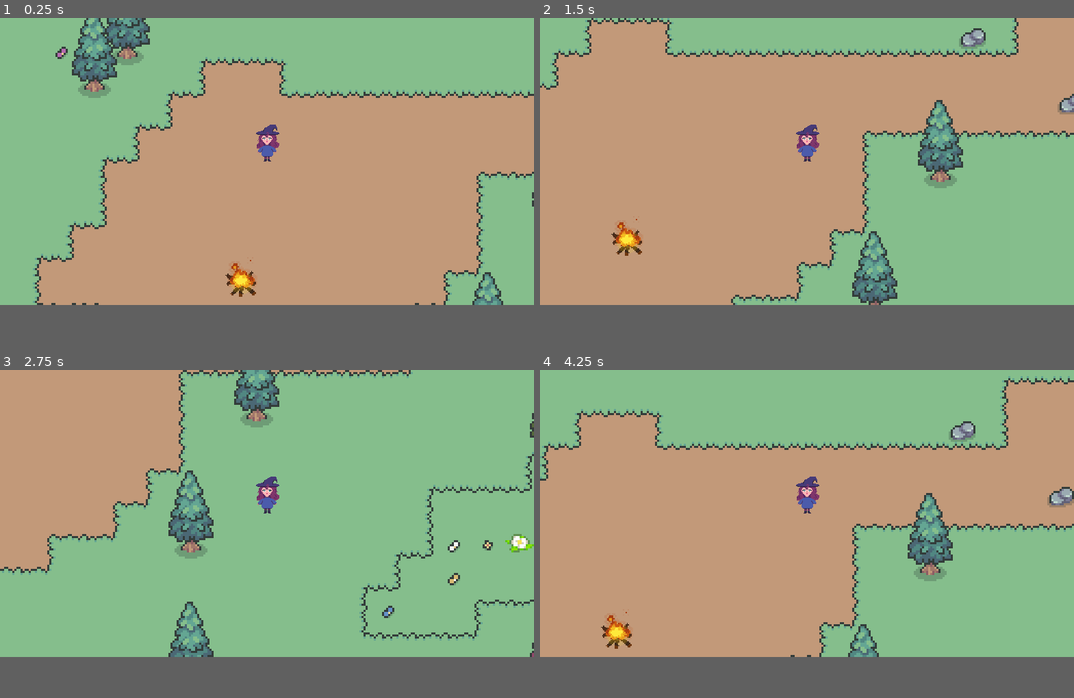
Above: before the commit, frames 1-4 (two rows, left to right).
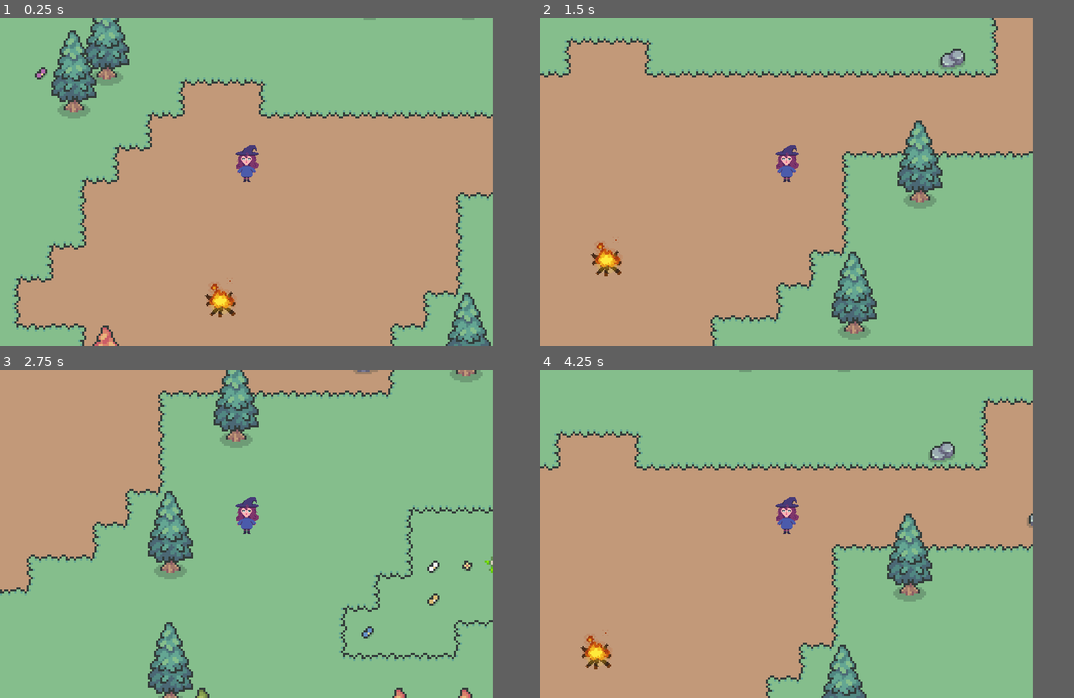
Above: after the commit, the same moments.

Repository: Sopheruss/ForestOfWonders_KikisAdventure
Game: Godot game, scene res://main.tscn
Two runs of this game, one before a commit and one after it. Both use one fixed random seed, a clock stepped at 60 frames per second and the inputs below.
Inputs:
- Up to frame 1 (0.25 s): no input
- Up to frame 2 (1.5 s): tap Enter at 0.5 s; hold D (right) 0.53-1.28 s; hold E (interact) 0.53-1.28 s; hold S (down) from 1.28 s (still down); tap E (interact) at 1.35 s
- Up to frame 3 (2.75 s): release S (down) at 2.03 s; hold D (right) from 2.03 s (still down); hold E (interact) from 2.03 s (still down)
- Up to frame 4 (4.25 s): release D (right) at 2.78 s; release E (interact) at 2.78 s; hold W (up) 2.78-3.53 s; tap E (interact) at 2.85 s; hold A (left) from 3.53 s (still down); hold E (interact) from 3.53 s (still down)
In our replay, the window is 780x420 before the commit and 720x480 after it. These sizes can differ from the game's own. Grey fills any space a smaller window leaves; there, only what the larger window draws over its background counts as a difference.

The runs differ from the first frame. In frame 1, 19% of the frame differs, in the area x 0-100%, y 0-100%; in frame 2, 24%; in frame 3, 15%; in frame 4, 24%.

Commit message:
fixed label v2
change: label position
change: label size (font)
change: global window params

Diff:
--- a/interaction/interactionManager.tscn
+++ b/interaction/interactionManager.tscn
@@ -14,6 +14,7 @@
 offset_right = 52.5
 offset_bottom = 23.0
 grow_horizontal = 2
+theme_override_font_sizes/font_size = 7
 text = "[E] to interact"
 horizontal_alignment = 1
 vertical_alignment = 1
--- a/interaction/interaction_manager.gd
+++ b/interaction/interaction_manager.gd
@@ -27,7 +27,7 @@
 		active_areas.sort_custom(_sort_by_distance_to_player)
 		label.text = base_text + active_areas[0].action_name
 		label.global_position = active_areas[0].global_position
-		label.global_position.y -= 36
+		label.global_position.y -= 15
 		label.global_position.x -= label.size.x / 2
 		label.show()
 	else:
--- a/main.tscn
+++ b/main.tscn
@@ -12,4 +12,3 @@
 
 [node name="Player" parent="." instance=ExtResource("3_3s42o")]
 position = Vector2(700, 892)
-collision_layer = 7
--- a/project.godot
+++ b/project.godot
@@ -22,8 +22,8 @@
 
 [display]
 
-window/size/viewport_width=780
-window/size/viewport_height=420
+window/size/viewport_width=720
+window/size/viewport_height=480
 window/stretch/mode="canvas_items"
 window/stretch/scale=3.0
 
